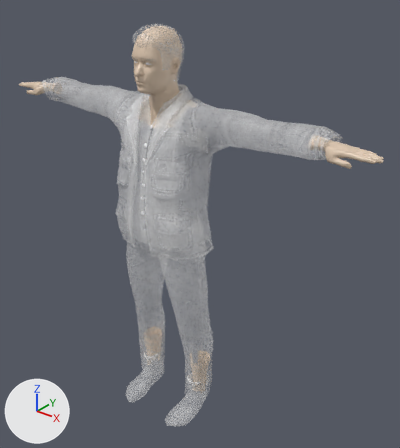
Before and after pictures for a commit that changed the FBX model Assets/Models/Humans/Waterguy/Waterguy.fbx.
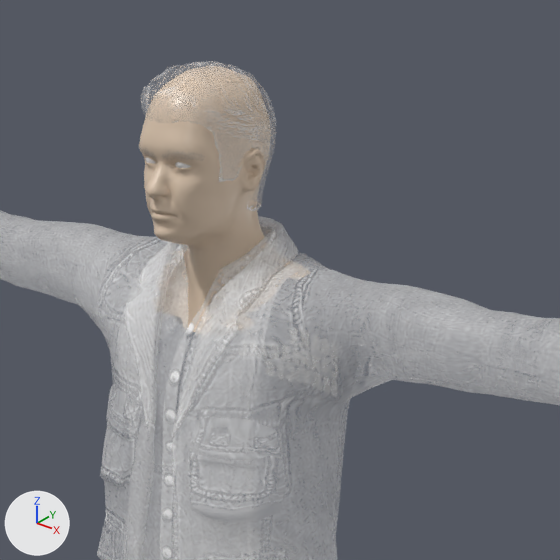
Each version appears first whole from a 50 mm camera at (4.02, -4.29, 5.52) aimed at (0.28, 0.38, 2.62), and next in a close-up on the part from 20% to 73% of the width and 0% to 48% of the height. The axes (+X, +Y, +Z) are drawn at lower left. The lights are the same throughout. The older version's two pictures come first. Where no turn or scale is listed for an object, it has been applied to the vertices.

Objects in the first close-up: 'Waterguy.body', 'Waterguy.male_casualsuit05' and 2 more.
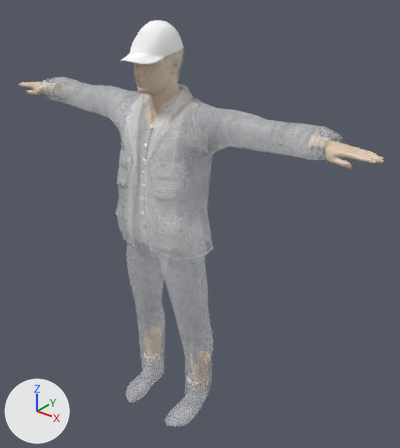
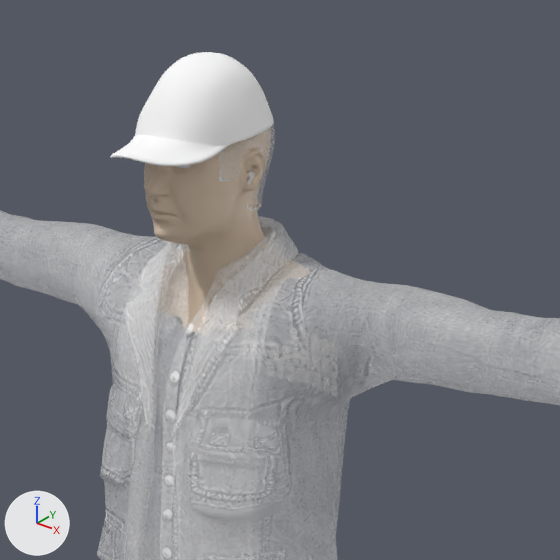
Where the newer file only moved an object's origin or applied its transform, the numbers keep the older frame.

Boxes (x1, y1, x2, y2) around the edits, measured in the close-ups (560 x 560 px):
'Waterguy.Cap.001', added: after (110, 52, 274, 185)
    faces in mat_waterguy_patrol_cap (white #ffffff): (110, 52, 274, 166)

Edits to the bpy script that builds the scene:
```text
Add mat_buds:
    mat_buds = principled_material('buds')
    mat_buds.base_color = (0.8, 0.8, 0.8)  # white #e7e7e7
Add mat_waterguy_patrol_cap:
    mat_waterguy_patrol_cap = principled_material('Waterguy.Patrol_Cap')
    mat_waterguy_patrol_cap.base_color = (1.0, 1.0, 1.0)  # white #ffffff
    mat_waterguy_patrol_cap.roughness = 0.7
Add me_waterguy_patrol_capmesh_002:
    me_waterguy_patrol_capmesh_002.from_pydata(...)  # 4977 vertices, 4940 faces; spans x -0.231..0.221, y -0.424..0.329, z 4.456..4.931
    # faces by material slot: [1448, 3492]
    me_waterguy_patrol_capmesh_002.materials.append(mat_waterguy_patrol_cap)  # white #ffffff
    me_waterguy_patrol_capmesh_002.materials.append(mat_buds)  # white #e7e7e7
Add ob_waterguy_cap_001:
    ob_waterguy_cap_001 = bpy.data.objects.new('Waterguy.Cap.001', me_waterguy_patrol_capmesh_002)
    ob_waterguy_cap_001.location = (0.0, 0.0, 0.0)
```
